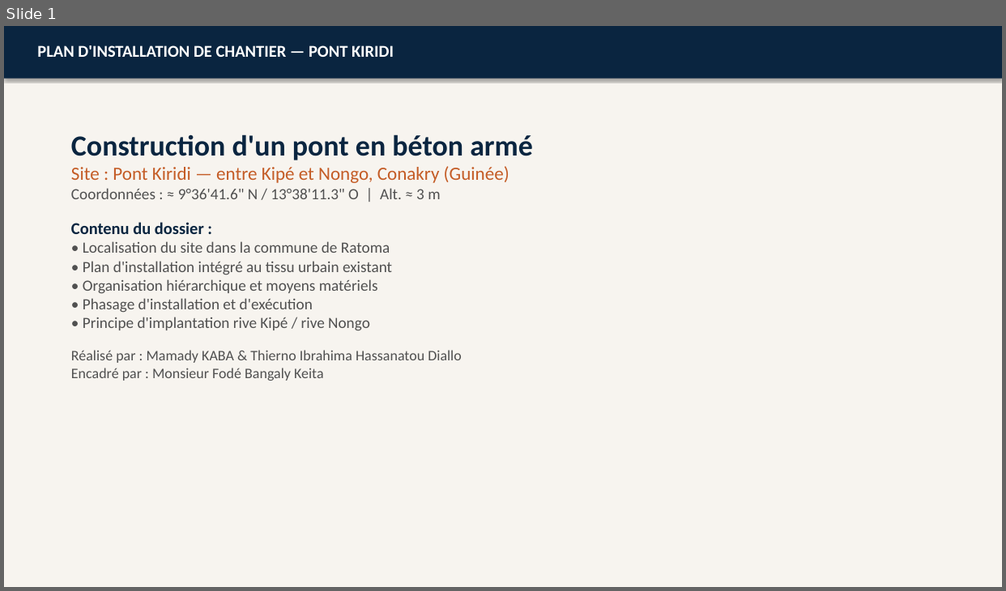
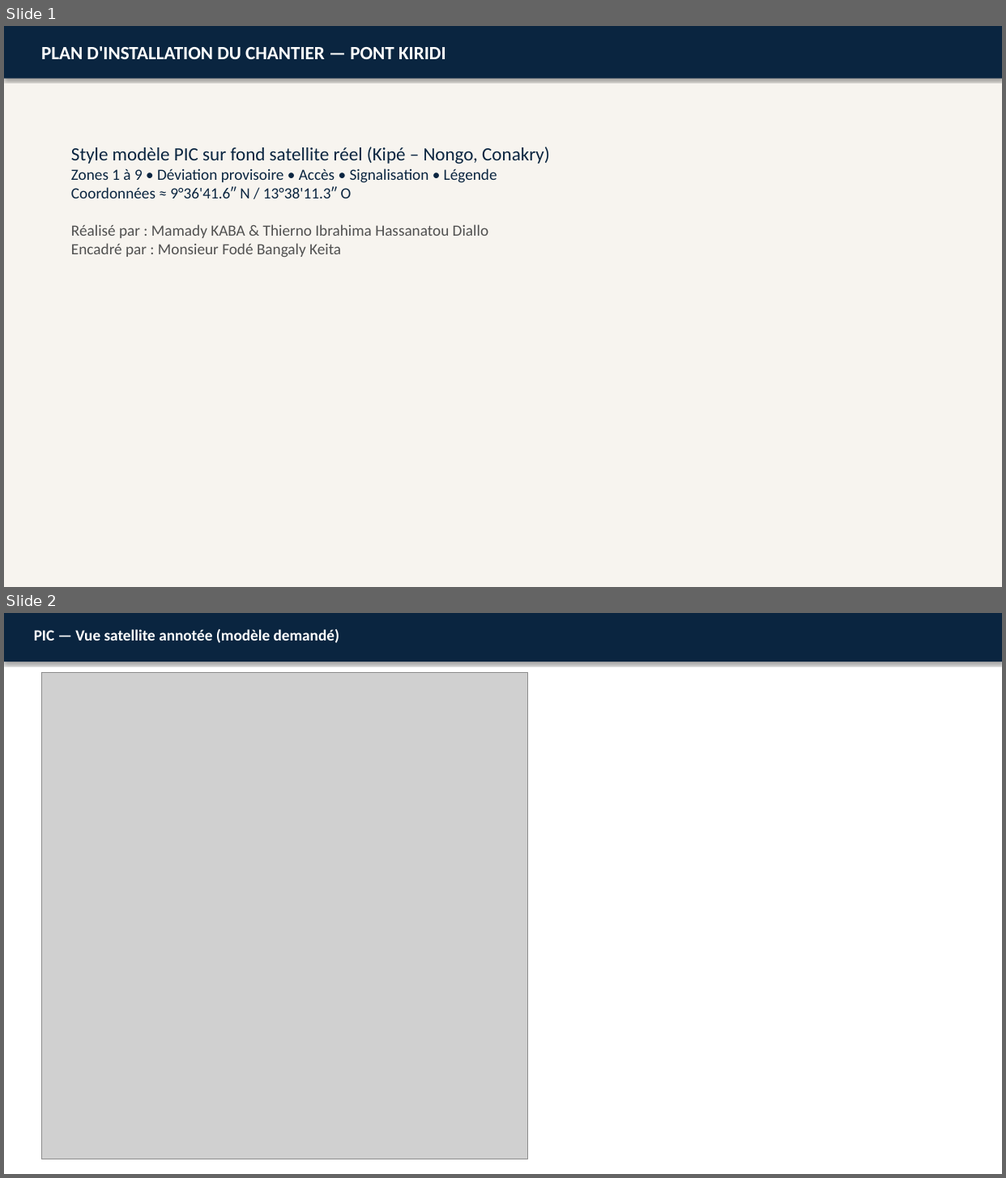
Before and after one commit to Mamady10/konadata-pwa, a slide deck: exports/Plan_Installation_Chantier_Pont_Kiridi.pptx. Shown one above the other, each under a label of ours: slide 1 before the commit, slides 1 and 2 after it. The pictures are 1006x591 and 1006x1178 pixels, drawn with LibreOffice and Linux fonts; fonts in the diff are those of the drawing; grey boxes stand for pictures. Boxes give left, top, right and bottom in pixels: in the first picture for what was removed or moved away, otherwise in the second. Text is boxed around its words. In the diff, an @@ line names an element or a change of style, - is before the commit and + after.

```diff
--- a/exports/Plan_Installation_Chantier_Pont_Kiridi.pptx
+++ b/exports/Plan_Installation_Chantier_Pont_Kiridi.pptx
@@ slide 2 added at [4,613,1002,1174], background #FFFFFF @@
@@ rectangle added at [4,613,1002,662], fill #0A2540 @@
@@ text added at [34,629,339,643], 15 pt, text #FFFFFF, bold @@
+PIC — Vue satellite annotée (modèle demandé)
@@ picture added at [41,673,528,1160] @@
@@ slide 1 changed as well @@
@@ text at [41,46,446,59]: text changed; size 16 to 18 pt @@
-PLAN D'INSTALLATION DE CHANTIER — PONT KIRIDI
+PLAN D'INSTALLATION DU CHANTIER — PONT KIRIDI
@@ text "Style modèle PIC sur fond ...": place and size @@
-text "Style modèle PIC sur fond ..." at [71,135,533,381]
+text "Style modèle PIC sur fond ..." at [71,147,550,258]
@@ text at [71,147,550,199]: text changed; text colour #505050 to #0A2540 @@
-Construction d'un pont en béton armé
-Site : Pont Kiridi — entre Kipé et Nongo, Conakry (Guinée)
-Coordonnées : ≈ 9°36'41.6" N / 13°38'11.3" O | Alt. ≈ 3 m
-Contenu du dossier :
-• Localisation du site dans la commune de Ratoma
-• Plan d'installation intégré au tissu urbain existant
-• Organisation hiérarchique et moyens matériels
-• Phasage d'installation et d'exécution
-• Principe d'implantation rive Kipé / rive Nongo
+Style modèle PIC sur fond satellite réel (Kipé – Nongo, Conakry)
+Zones 1 à 9 • Déviation provisoire • Accès • Signalisation • Légende
+Coordonnées ≈ 9°36'41.6″ N / 13°38'11.3″ O
@@ text at [71,224,488,258]: size 14 to 15 pt in "Réalisé par : Mamady KABA & Thierno ...", "Encadré par : Monsieur Fodé Bangaly Keita" @@
```
Also in this commit, not shown: 2 other slides changed, 2 other slides added, 4 slides removed, 4 other files.
